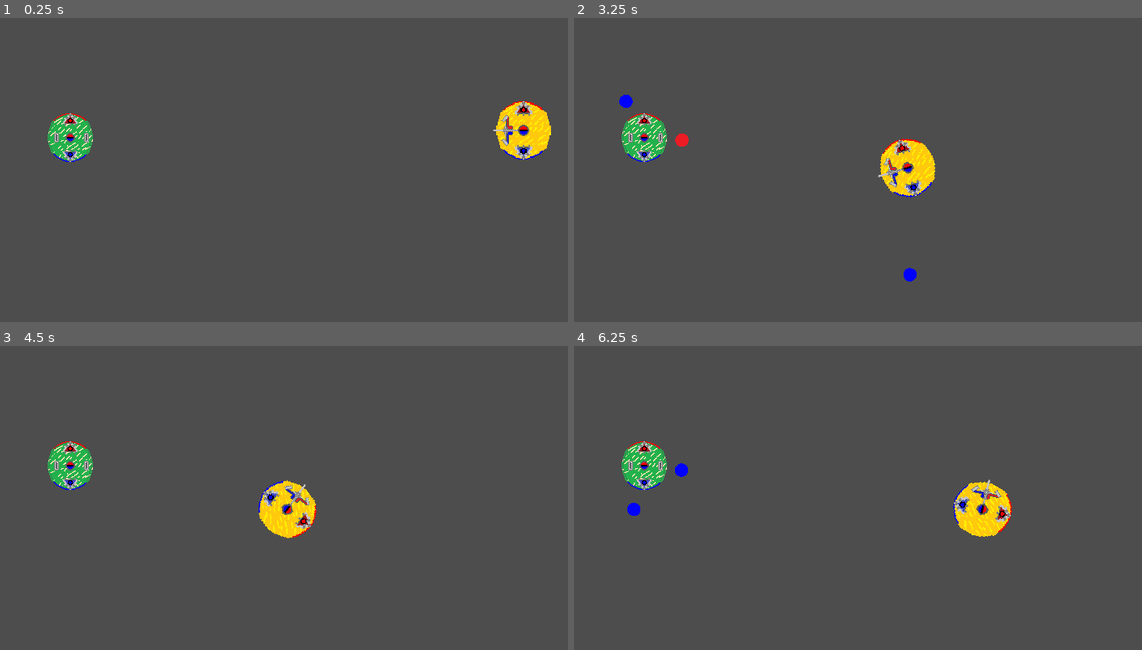
Above: before the commit, frames 1-4 (two rows, left to right).
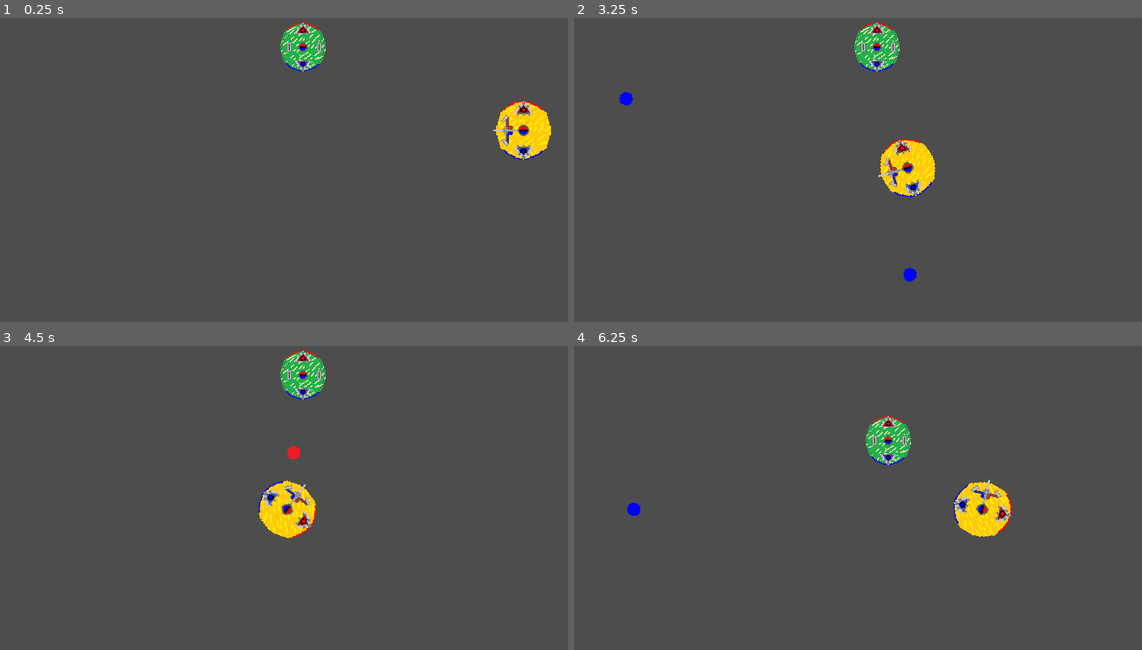
Above: after the commit, the same moments.

Repository: Austincain1006/MelonJam2024
Game: Godot game, scene res://main.tscn
Same seed, same stepped clock (60 frames per second), same inputs: the game is played once before the commit and once after it.
Inputs (mouse positions are in pixels of both pictures, inside the frame that each line leads up to):
- Up to frame 1 (0.25 s): no input
- Up to frame 2 (3.25 s): tap Enter at 0.5 s; move the mouse to (977, 124) at 0.52 s; hold D (RotateRight) 0.53-1.28 s; hold Right mouse button (FireNegative) 0.53-1.28 s; move the mouse to (733, 163) at 1.27 s; hold S (MoveBackward) 1.28-2.03 s; click (733, 163) at 1.35 s; move the mouse to (909, 57) at 2.02 s; hold D (RotateRight) 2.03-2.78 s; hold Right mouse button (FireNegative) 2.03-2.78 s; move the mouse to (823, 221) at 2.77 s; hold W (MoveForward) from 2.78 s (still down); click (823, 221) at 2.85 s
- Up to frame 3 (4.5 s): move the mouse to (454, 531) at 3.52 s; release W (MoveForward) at 3.53 s; hold Right mouse button (FireNegative) 3.53-4.28 s; hold A (RotateLeft) from 3.53 s (still down); move the mouse to (102, 412) at 4.27 s; click (102, 412) at 4.35 s
- Up to frame 4 (6.25 s): move the mouse to (880, 470) at 5.02 s; release A (RotateLeft) at 5.03 s; hold S (MoveBackward) 5.03-5.78 s; hold Right mouse button (FireNegative) 5.03-5.78 s; move the mouse to (761, 376) at 5.77 s; hold D (RotateRight) from 5.78 s (still down); click (761, 376) at 5.85 s

The runs differ from the first frame. In frame 1, 1.9% of the frame differs, in the area x 8-58%, y 1-48%; in frame 2, 2.0%, in the area x 7-58%, y 1-48%; in frame 3, 2.0%; in frame 4, 2.0%.

Commit message:
Implemented Enemy Movement AI

Diff:
--- a/enemy.gd
+++ b/enemy.gd
@@ -8,8 +8,9 @@
 @onready var playerReference
 @onready var navMesh = []
 var ionScene : PackedScene
-var speed = 100
+var speed = 4000
 var destination
+var oldVelocity = Vector2.ZERO
 
 func _ready():
 	playerReference = get_tree().get_first_node_in_group("Player")
@@ -18,7 +19,11 @@
 	destination = position
 
 func _physics_process(delta):
-	pass
+	velocity = position.direction_to(destination) * speed * delta
+	print(destination, velocity)
+	if !(velocity == oldVelocity * -1):
+		move_and_slide()	# This should be removing jitter but it isnt; fix later
+	oldVelocity = velocity
 
 # Called when Enemy is Hit
 func kill():
@@ -49,9 +54,10 @@
 	# 7 rows, 9 cols
 	var row = randi_range(0, 6)
 	var col = randi_range(0, 8)
+	print(col, row)
 	return navMesh[col][row]
 
 
 # Make Enemy Move to Random Point in NavMesh
 func _on_move_timer_timeout():
-	destination = getRandomNavPoint()
+	destination = getRandomNavPoint().global_position
--- a/enemy.tscn
+++ b/enemy.tscn
@@ -34,11 +34,11 @@
 shape = SubResource("RectangleShape2D_o5f5k")
 
 [node name="CannonTimer" type="Timer" parent="."]
-wait_time = 3.0
+wait_time = 4.0
 autostart = true
 
 [node name="MoveTimer" type="Timer" parent="."]
-wait_time = 8.0
+wait_time = 5.0
 autostart = true
 
 [connection signal="timeout" from="CannonTimer" to="." method="_on_cannon_timer_timeout"]
--- a/main.tscn
+++ b/main.tscn
@@ -20,216 +20,279 @@
 
 [node name="NavPoint" type="Marker2D" parent="NavMesh/Col1"]
 position = Vector2(50, 42)
+gizmo_extents = 2.0
 
 [node name="NavPoint2" type="Marker2D" parent="NavMesh/Col1"]
 position = Vector2(50, 106)
+gizmo_extents = 2.0
 
 [node name="NavPoint3" type="Marker2D" parent="NavMesh/Col1"]
 position = Vector2(50, 170)
+gizmo_extents = 2.0
 
 [node name="NavPoint4" type="Marker2D" parent="NavMesh/Col1"]
 position = Vector2(50, 234)
+gizmo_extents = 2.0
 
 [node name="NavPoint5" type="Marker2D" parent="NavMesh/Col1"]
 position = Vector2(50, 298)
+gizmo_extents = 2.0
 
 [node name="NavPoint6" type="Marker2D" parent="NavMesh/Col1"]
 position = Vector2(50, 362)
+gizmo_extents = 2.0
 
 [node name="NavPoint7" type="Marker2D" parent="NavMesh/Col1"]
 position = Vector2(50, 426)
+gizmo_extents = 2.0
 
 [node name="Col2" type="Node2D" parent="NavMesh"]
 position = Vector2(64, 8)
 
 [node name="NavPoint" type="Marker2D" parent="NavMesh/Col2"]
 position = Vector2(50, 42)
+gizmo_extents = 2.0
 
 [node name="NavPoint2" type="Marker2D" parent="NavMesh/Col2"]
 position = Vector2(50, 106)
+gizmo_extents = 2.0
 
 [node name="NavPoint3" type="Marker2D" parent="NavMesh/Col2"]
 position = Vector2(50, 170)
+gizmo_extents = 2.0
 
 [node name="NavPoint4" type="Marker2D" parent="NavMesh/Col2"]
 position = Vector2(50, 234)
+gizmo_extents = 2.0
 
 [node name="NavPoint5" type="Marker2D" parent="NavMesh/Col2"]
 position = Vector2(50, 298)
+gizmo_extents = 2.0
 
 [node name="NavPoint6" type="Marker2D" parent="NavMesh/Col2"]
 position = Vector2(50, 362)
+gizmo_extents = 2.0
 
 [node name="NavPoint7" type="Marker2D" parent="NavMesh/Col2"]
 position = Vector2(50, 426)
+gizmo_extents = 2.0
 
 [node name="Col3" type="Node2D" parent="NavMesh"]
 position = Vector2(144, 8)
 
 [node name="NavPoint" type="Marker2D" parent="NavMesh/Col3"]
 position = Vector2(50, 42)
+gizmo_extents = 2.0
 
 [node name="NavPoint2" type="Marker2D" parent="NavMesh/Col3"]
 position = Vector2(50, 106)
+gizmo_extents = 2.0
 
 [node name="NavPoint3" type="Marker2D" parent="NavMesh/Col3"]
 position = Vector2(50, 170)
+gizmo_extents = 2.0
 
 [node name="NavPoint4" type="Marker2D" parent="NavMesh/Col3"]
 position = Vector2(50, 234)
+gizmo_extents = 2.0
 
 [node name="NavPoint5" type="Marker2D" parent="NavMesh/Col3"]
 position = Vector2(50, 298)
+gizmo_extents = 2.0
 
 [node name="NavPoint6" type="Marker2D" parent="NavMesh/Col3"]
 position = Vector2(50, 362)
+gizmo_extents = 2.0
 
 [node name="NavPoint7" type="Marker2D" parent="NavMesh/Col3"]
 position = Vector2(50, 426)
+gizmo_extents = 2.0
 
 [node name="Col4" type="Node2D" parent="NavMesh"]
 position = Vector2(224, 8)
 
 [node name="NavPoint" type="Marker2D" parent="NavMesh/Col4"]
 position = Vector2(50, 42)
+gizmo_extents = 2.0
 
 [node name="NavPoint2" type="Marker2D" parent="NavMesh/Col4"]
 position = Vector2(50, 106)
+gizmo_extents = 2.0
 
 [node name="NavPoint3" type="Marker2D" parent="NavMesh/Col4"]
 position = Vector2(50, 170)
+gizmo_extents = 2.0
 
 [node name="NavPoint4" type="Marker2D" parent="NavMesh/Col4"]
 position = Vector2(50, 234)
+gizmo_extents = 2.0
 
 [node name="NavPoint5" type="Marker2D" parent="NavMesh/Col4"]
 position = Vector2(50, 298)
+gizmo_extents = 2.0
 
 [node name="NavPoint6" type="Marker2D" parent="NavMesh/Col4"]
 position = Vector2(50, 362)
+gizmo_extents = 2.0
 
 [node name="NavPoint7" type="Marker2D" parent="NavMesh/Col4"]
 position = Vector2(50, 426)
+gizmo_extents = 2.0
 
 [node name="Col5" type="Node2D" parent="NavMesh"]
 position = Vector2(304, 8)
 
 [node name="NavPoint" type="Marker2D" parent="NavMesh/Col5"]
 position = Vector2(50, 42)
+gizmo_extents = 2.0
 
 [node name="NavPoint2" type="Marker2D" parent="NavMesh/Col5"]
 position = Vector2(50, 106)
+gizmo_extents = 2.0
 
 [node name="NavPoint3" type="Marker2D" parent="NavMesh/Col5"]
 position = Vector2(50, 170)
+gizmo_extents = 2.0
 
 [node name="NavPoint4" type="Marker2D" parent="NavMesh/Col5"]
 position = Vector2(50, 234)
+gizmo_extents = 2.0
 
 [node name="NavPoint5" type="Marker2D" parent="NavMesh/Col5"]
 position = Vector2(50, 298)
+gizmo_extents = 2.0
 
 [node name="NavPoint6" type="Marker2D" parent="NavMesh/Col5"]
 position = Vector2(50, 362)
+gizmo_extents = 2.0
 
 [node name="NavPoint7" type="Marker2D" parent="NavMesh/Col5"]
 position = Vector2(50, 426)
+gizmo_extents = 2.0
 
 [node name="Col6" type="Node2D" parent="NavMesh"]
 position = Vector2(384, 8)
 
 [node name="NavPoint" type="Marker2D" parent="NavMesh/Col6"]
 position = Vector2(50, 42)
+gizmo_extents = 2.0
 
 [node name="NavPoint2" type="Marker2D" parent="NavMesh/Col6"]
 position = Vector2(50, 106)
+gizmo_extents = 2.0
 
 [node name="NavPoint3" type="Marker2D" parent="NavMesh/Col6"]
 position = Vector2(50, 170)
+gizmo_extents = 2.0
 
 [node name="NavPoint4" type="Marker2D" parent="NavMesh/Col6"]
 position = Vector2(50, 234)
+gizmo_extents = 2.0
 
 [node name="NavPoint5" type="Marker2D" parent="NavMesh/Col6"]
 position = Vector2(50, 298)
+gizmo_extents = 2.0
 
 [node name="NavPoint6" type="Marker2D" parent="NavMesh/Col6"]
 position = Vector2(50, 362)
+gizmo_extents = 2.0
 
 [node name="NavPoint7" type="Marker2D" parent="NavMesh/Col6"]
 position = Vector2(50, 426)
+gizmo_extents = 2.0
 
 [node name="Col7" type="Node2D" parent="NavMesh"]
 position = Vector2(464, 8)
 
 [node name="NavPoint" type="Marker2D" parent="NavMesh/Col7"]
 position = Vector2(50, 42)
+gizmo_extents = 2.0
 
 [node name="NavPoint2" type="Marker2D" parent="NavMesh/Col7"]
 position = Vector2(50, 106)
+gizmo_extents = 2.0
 
 [node name="NavPoint3" type="Marker2D" parent="NavMesh/Col7"]
 position = Vector2(50, 170)
+gizmo_extents = 2.0
 
 [node name="NavPoint4" type="Marker2D" parent="NavMesh/Col7"]
 position = Vector2(50, 234)
+gizmo_extents = 2.0
 
 [node name="NavPoint5" type="Marker2D" parent="NavMesh/Col7"]
 position = Vector2(50, 298)
+gizmo_extents = 2.0
 
 [node name="NavPoint6" type="Marker2D" parent="NavMesh/Col7"]
 position = Vector2(50, 362)
+gizmo_extents = 2.0
 
 [node name="NavPoint7" type="Marker2D" parent="NavMesh/Col7"]
 position = Vector2(50, 426)
+gizmo_extents = 2.0
 
 [node name="Col8" type="Node2D" parent="NavMesh"]
 position = Vector2(544, 8)
 
 [node name="NavPoint" type="Marker2D" parent="NavMesh/Col8"]
 position = Vector2(50, 42)
+gizmo_extents = 2.0
 
 [node name="NavPoint2" type="Marker2D" parent="NavMesh/Col8"]
 position = Vector2(50, 106)
+gizmo_extents = 2.0
 
 [node name="NavPoint3" type="Marker2D" parent="NavMesh/Col8"]
 position = Vector2(50, 170)
+gizmo_extents = 2.0
 
 [node name="NavPoint4" type="Marker2D" parent="NavMesh/Col8"]
 position = Vector2(50, 234)
+gizmo_extents = 2.0
 
 [node name="NavPoint5" type="Marker2D" parent="NavMesh/Col8"]
 position = Vector2(50, 298)
+gizmo_extents = 2.0
 
 [node name="NavPoint6" type="Marker2D" parent="NavMesh/Col8"]
 position = Vector2(50, 362)
+gizmo_extents = 2.0
 
 [node name="NavPoint7" type="Marker2D" parent="NavMesh/Col8"]
 position = Vector2(50, 426)
+gizmo_extents = 2.0
 
 [node name="Col9" type="Node2D" parent="NavMesh"]
 position = Vector2(624, 8)
 
 [node name="NavPoint" type="Marker2D" parent="NavMesh/Col9"]
 position = Vector2(50, 42)
+gizmo_extents = 2.0
 
 [node name="NavPoint2" type="Marker2D" parent="NavMesh/Col9"]
 position = Vector2(50, 106)
+gizmo_extents = 2.0
 
 [node name="NavPoint3" type="Marker2D" parent="NavMesh/Col9"]
 position = Vector2(50, 170)
+gizmo_extents = 2.0
 
 [node name="NavPoint4" type="Marker2D" parent="NavMesh/Col9"]
 position = Vector2(50, 234)
+gizmo_extents = 2.0
 
 [node name="NavPoint5" type="Marker2D" parent="NavMesh/Col9"]
 position = Vector2(50, 298)
+gizmo_extents = 2.0
 
 [node name="NavPoint6" type="Marker2D" parent="NavMesh/Col9"]
 position = Vector2(50, 362)
+gizmo_extents = 2.0
 
 [node name="NavPoint7" type="Marker2D" parent="NavMesh/Col9"]
 position = Vector2(50, 426)
+gizmo_extents = 2.0
 
 [node name="Enemy" parent="." instance=ExtResource("4_y53f3")]
-position = Vector2(104, 232)
+position = Vector2(392, 120)
